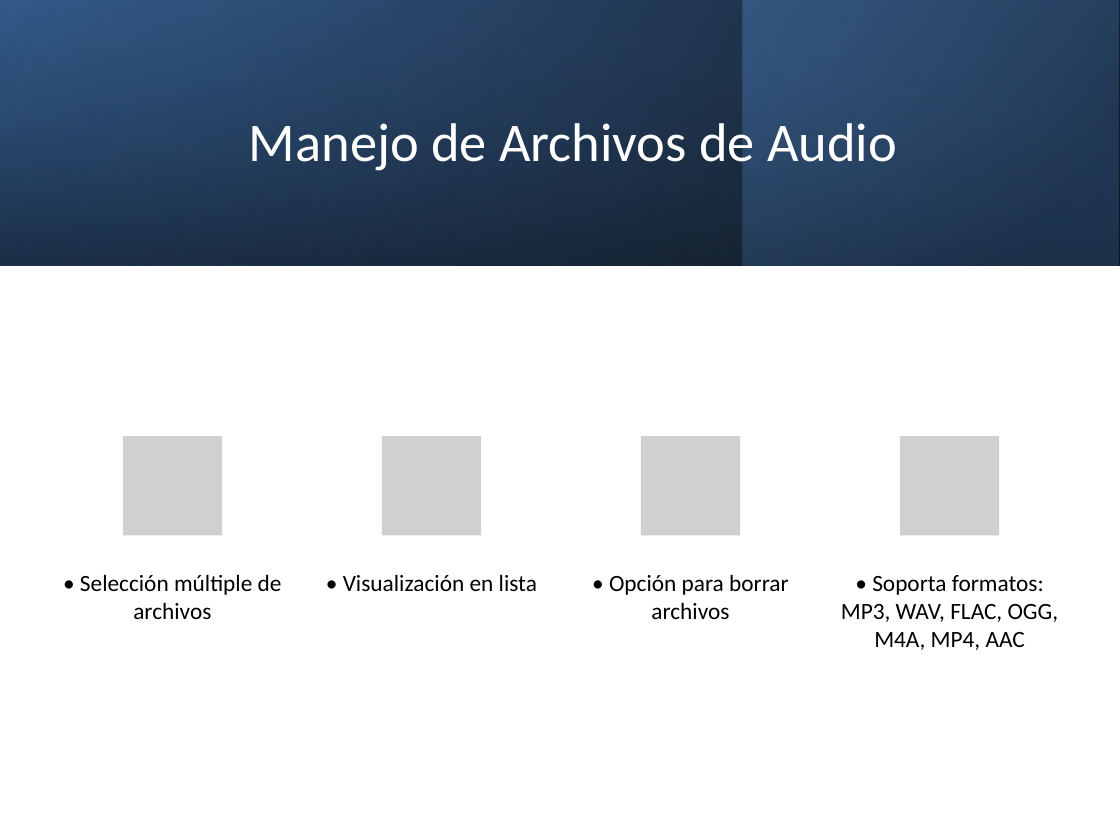
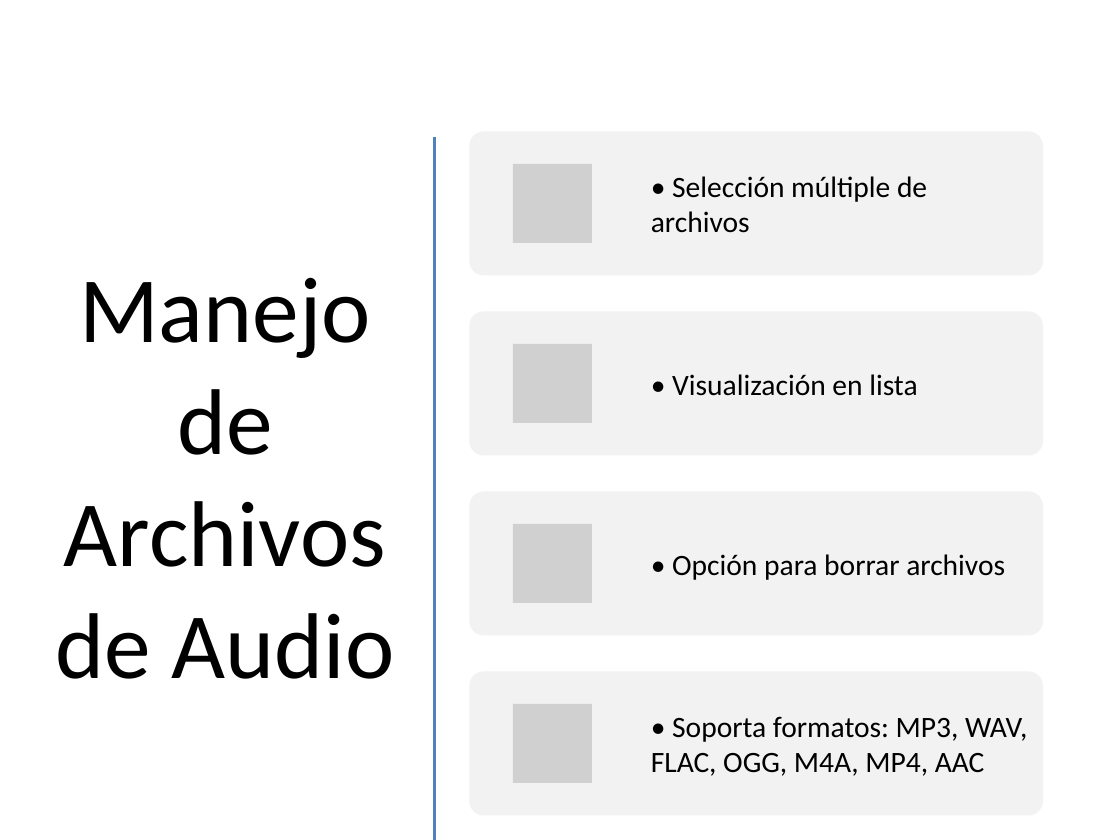
Before and after one commit to jonatha1992/Transcriptor, a slide deck: slide 3 of Presentacion_Transcriptor.pptx. Drawn at 1120x840 pixels with LibreOffice and Linux fonts; fonts in the diff are those of the drawing; grey boxes stand for pictures. Boxes give left, top, right and bottom in pixels: in the first picture for what was removed or moved away, otherwise in the second. Text is boxed around its words. In the diff, an @@ line names an element or a change of style, - is before the commit and + after.

```diff
--- a/Presentacion_Transcriptor.pptx
+++ b/Presentacion_Transcriptor.pptx
@@ rectangle removed at (x1=0, y1=0, x2=1120, y2=265) @@
@@ rectangle removed at (x1=0, y1=1, x2=1119, y2=266) @@
@@ rectangle removed at (x1=743, y1=0, x2=1119, y2=265) @@
@@ title "Manejo de Archivos de Audio" moved from (x1=249, y1=115, x2=897, y2=171) to (x1=55, y1=277, x2=395, y2=679) @@
@@ title "Manejo de Archivos de Audio" at (x1=55, y1=277, x2=395, y2=679): size 35 to 60 pt, text colour #FFFFFF to #000000 @@
@@ line added from (435, 139) to (435, 839), #C0504D 2 pt @@
@@ text "• Selección múltiple de archivos" moved from (x1=80, y1=574, x2=282, y2=619) to (x1=651, y1=176, x2=927, y2=233) @@
@@ text "• Visualización en lista" moved from (x1=343, y1=574, x2=537, y2=591) to (x1=672, y1=374, x2=917, y2=396) @@
@@ group removed at (x1=123, y1=436, x2=1000, y2=535): 4 pictures @@
@@ text "• Opción para borrar archivos" moved from (x1=609, y1=574, x2=789, y2=619) to (x1=672, y1=554, x2=1005, y2=580) @@
@@ size 15 to 19 pt; alignment centre to left; more space between paragraphs; vertical alignment top to middle in 4 elements at (x1=672, y1=554, x2=1005, y2=580), (x1=651, y1=176, x2=927, y2=233), (x1=672, y1=374, x2=917, y2=396), (x1=651, y1=716, x2=1027, y2=776) @@
@@ text "• Soporta formatos: MP3, WAV, ..." moved from (x1=841, y1=575, x2=1059, y2=650) to (x1=651, y1=716, x2=1027, y2=776) @@
@@ group added at (x1=469, y1=131, x2=1043, y2=816): 4 rounded rectangles, 4 pictures @@
```
Also in this commit, not shown: 4 other slides changed, 3 slides added, 3 other files.
